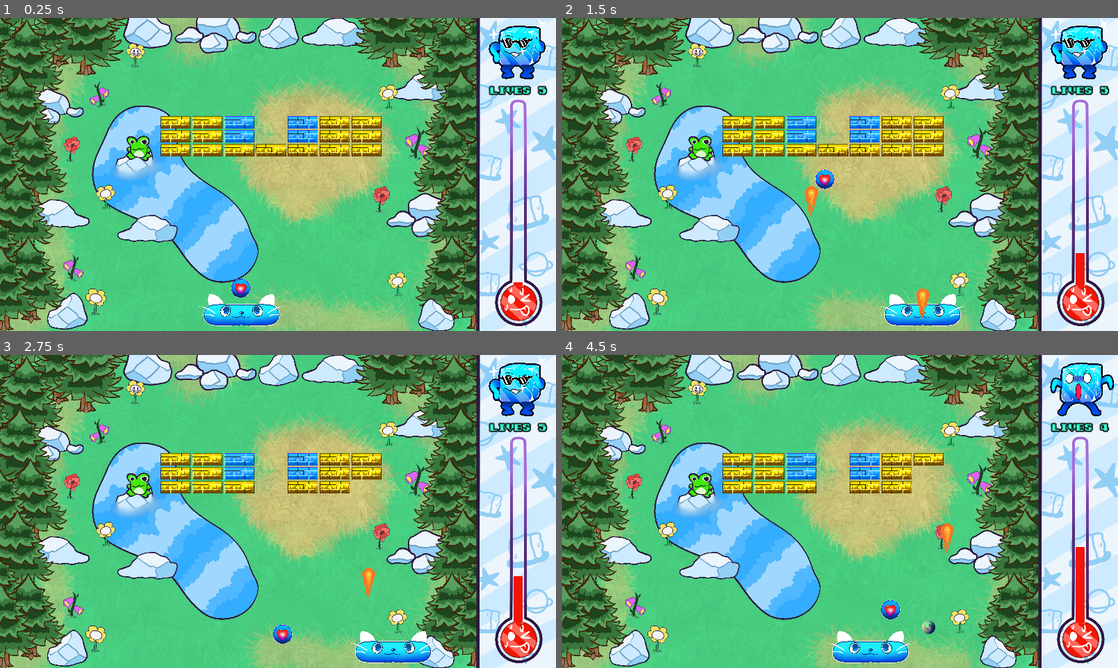
Above: before the commit, frames 1-4 (two rows, left to right).
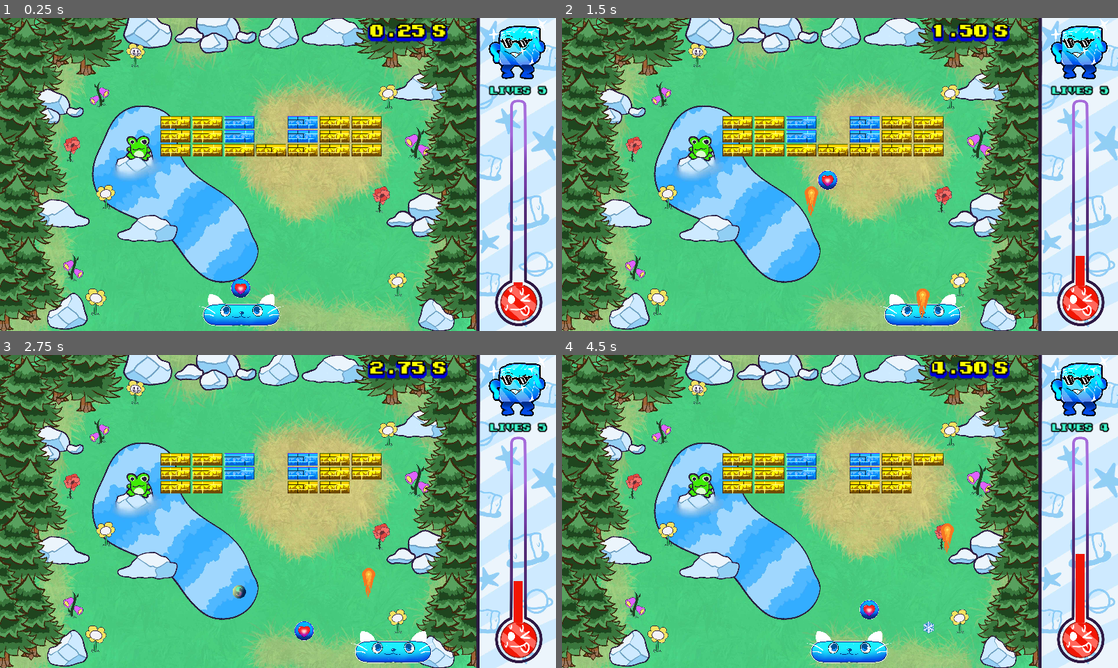
Above: after the commit, the same moments.

Repository: ColtonPhillips/uvicgamejam-24
Game: Godot game, scene res://Scenes/main.tscn
The game is run twice, just before and just after one commit, with the same random seed, the same clock (stepped at 60 frames per second) and the same inputs. This scene is started directly instead of the project's main scene.
Inputs:
- Up to frame 1 (0.25 s): no input
- Up to frame 2 (1.5 s): tap Enter (ui_accept) at 0.5, 0.77 s; hold D (right) 0.53-1.28 s; tap Space (shoot) at 0.6, 1.35 s; hold S (down, bound only after the commit) from 1.28 s (still down)
- Up to frame 3 (2.75 s): tap Enter (ui_accept) at 1.52 s; release S (down, bound only after the commit) at 2.03 s; hold D (right) from 2.03 s (still down); tap Space (shoot) at 2.1 s
- Up to frame 4 (4.5 s): release D (right) at 2.78 s; hold W (up, bound only after the commit) 2.78-3.53 s; tap Space (shoot) at 2.85, 3.6, 4.35 s; tap Enter (ui_accept) at 3.02, 3.77 s; hold A (left) from 3.53 s (still down)

The runs differ from the first frame. In frame 1, 0.7% of the frame differs, in the area x 66-81%, y 1-8%; in frame 2, 0.8%; in frame 3, 1.3%; in frame 4, 3.2%, in the area x 40-100%, y 0-99%.

Commit message:
Add high score feature saving. Add tilt ball feature

Diff:
--- a/game/Scenes/main.tscn
+++ b/game/Scenes/main.tscn
@@ -11,6 +11,7 @@
 [ext_resource type="PackedScene" uid="uid://bb528nmxhbibp" path="res://Scenes/brick.tscn" id="7_niqie"]
 [ext_resource type="Script" path="res://Scripts/brick_spawner.gd" id="7_v0q6d"]
 [ext_resource type="PackedScene" uid="uid://dejstivh6gejj" path="res://Scenes/thermometer.tscn" id="11_iusll"]
+[ext_resource type="PackedScene" uid="uid://3v3relw2vb40" path="res://Scenes/timer.tscn" id="12_r53ig"]
 
 [sub_resource type="RectangleShape2D" id="RectangleShape2D_8347y"]
 size = Vector2(97.25, 95.625)
@@ -133,6 +134,8 @@
 [node name="Thermometer" parent="." instance=ExtResource("11_iusll")]
 position = Vector2(814, 385)
 
+[node name="Timer" parent="." instance=ExtResource("12_r53ig")]
+
 [editable path="Walls/IceCubeWall"]
 [editable path="Walls/IceCubeWall2"]
 [editable path="Walls/IceCubeWall3"]
--- /dev/null
+++ b/game/Scenes/timer.tscn
@@ -0,0 +1,46 @@
+[gd_scene load_steps=3 format=3 uid="uid://3v3relw2vb40"]
+
+[ext_resource type="Script" path="res://Scripts/timer.gd" id="1_d4sn0"]
+[ext_resource type="LabelSettings" uid="uid://bxa4a75bks2v8" path="res://Settings/timer_label_settings.tres" id="1_ufk67"]
+
+[node name="Timer" type="CanvasLayer"]
+script = ExtResource("1_d4sn0")
+
+[node name="CurrentLabel" type="Label" parent="."]
+anchors_preset = 3
+anchor_left = 1.0
+anchor_top = 1.0
+anchor_right = 1.0
+anchor_bottom = 1.0
+offset_left = -725.0
+offset_top = -1057.0
+offset_right = -293.0
+offset_bottom = -1008.0
+grow_horizontal = 0
+grow_vertical = 0
+size_flags_horizontal = 8
+text = "110000 MS "
+label_settings = ExtResource("1_ufk67")
+horizontal_alignment = 1
+justification_flags = 0
+uppercase = true
+
+[node name="FastestLabel" type="Label" parent="."]
+visible = false
+anchors_preset = 3
+anchor_left = 1.0
+anchor_top = 1.0
+anchor_right = 1.0
+anchor_bottom = 1.0
+offset_left = -1815.0
+offset_top = -1053.0
+offset_right = -1383.0
+offset_bottom = -1004.0
+grow_horizontal = 0
+grow_vertical = 0
+size_flags_horizontal = 8
+text = "110000 MS "
+label_settings = ExtResource("1_ufk67")
+horizontal_alignment = 1
+justification_flags = 0
+uppercase = true
--- a/game/Scripts/ball.gd
+++ b/game/Scripts/ball.gd
@@ -11,6 +11,7 @@
 @export var ui: UI
 
 var speed_up_factor := 1.01
+var tilt_velocity := 8
 var natural_speed_up := 0.001
 var start_position: Vector2
 var last_collider_id
@@ -24,12 +25,16 @@
 
 func _physics_process(delta):
 	natural_speed_up += 0.005
+	if tilt_direction != 0:
+		var l = velocity.length()
+		velocity.y += tilt_direction * tilt_velocity
+		velocity = velocity.normalized() * l
+		tilt_direction = 0
+
 	var collision = move_and_collide(velocity * (ball_speed + natural_speed_up) * delta)
 	if (!collision):
 		entered_paddle = false
 		return
-
-
 
 	var collider = collision.get_collider()
 	if (collider is Brick):
@@ -94,3 +99,6 @@
 		entered_paddle = true
 	velocity = (new_velocity).limit_length(VELOCITY_LIMIT)
 	if velocity.y > 0: velocity.y *= -1
+
+@onready var tilt_direction = 0.0 :
+	set (x) : tilt_direction = x;
--- a/game/Scripts/level_definitions.gd
+++ b/game/Scripts/level_definitions.gd
@@ -27,8 +27,8 @@
 ]
 
 var level_4 = [
-	[0,0,0,1,1,1,1,1,3],
-	[0,0,0,1,1,1,1,1,3],
+	[0,0,0,1,1,1,1,1,1],
+	[0,0,0,1,1,1,1,1,2],
 	[0,0,0,3,3,3,3,3,3],
 ]
 
@@ -41,6 +41,7 @@
 ]
 
 var levels = [level_1, level_2, level_3, level_4, level_5]
+#var levels = [level_1, level_2]
 
 func get_current_level():
 	return levels[current_level - 1]
--- a/game/Scripts/paddle.gd
+++ b/game/Scripts/paddle.gd
@@ -58,6 +58,11 @@
 	if (direction != Vector2.ZERO or Input.is_action_just_pressed("shoot")) && !is_ball_started:
 		ball.start_ball()
 		is_ball_started = true
+	if Input.is_action_just_pressed("up") or Input.is_action_just_pressed("down") and event.is_action_type():
+		var _e = Input.get_axis("up", "down")
+		if _e != 0 and is_ball_started:
+			ball.tilt_direction = _e
+			thermometer.tilt()
 
 func on_ball_lost():
 	is_ball_started = false
--- /dev/null
+++ b/game/Scripts/save_load.gd
@@ -0,0 +1,24 @@
+extends Node
+
+const save_file = "user://savefile.save"
+var fastest_run = 9999999999999
+func save_score():
+	var file = FileAccess.open(save_file, FileAccess.WRITE_READ)
+	file.store_float (fastest_run) # our current run is now our fastest run!
+	print ("Saved fastest run %.2f" % fastest_run)
+
+func load_score():
+	var file = FileAccess.open(save_file, FileAccess.READ)
+	if FileAccess.file_exists(save_file):
+		fastest_run = file.get_float()
+		print ("loaded fastest run %.2f" % fastest_run)
+
+func _ready():
+	load_score()
+
+# dumb name?
+func save_run(current_run):
+	# upon clicking the game over button do
+	if fastest_run > current_run or fastest_run == 0: # first time loading, its 0, meh
+		fastest_run = current_run
+	save_score()
--- a/game/Scripts/thermometer.gd
+++ b/game/Scripts/thermometer.gd
@@ -14,11 +14,15 @@
 	pass # Replace with function body.
 
 func shoot_fireball():
-	temperature += 20
+	temperature += 16
 
 func snowflake_collected():
-	temperature -= 30
+	temperature -= 32
 	if temperature < 5: temperature = 5
+
+func tilt():
+	if temperature + 5 < too_hot:
+		temperature += 5
 
 func log_temp():
 	while (true):
--- /dev/null
+++ b/game/Scripts/timer.gd
@@ -0,0 +1,36 @@
+extends CanvasLayer
+
+@onready var current_label: Label = $CurrentLabel
+@onready var fastest_label: Label = $FastestLabel
+
+@onready var current_time = 0.0 :
+	set (x) : current_time = x; current_label.text =  "%.2f s" % (x) # str(x) # var time_string := "%02d:%02d:%02d" % [minutes, seconds, milliseconds]
+
+@onready var fastest_time = 0.0 :
+	set (x) : fastest_time = x; fastest_label.text =  "HS: %.2f s" % (x) # str(x) # var time_string := "%02d:%02d:%02d" % [minutes, seconds, milliseconds]
+
+@onready var paused = false
+
+static var ongoing_time = 0.0
+
+func _ready() -> void:
+	current_time = ongoing_time
+
+func _process(delta: float) -> void:
+	if not paused:
+		current_time += delta
+		ongoing_time = current_time
+
+func reset_timer():
+	current_time = 0
+	paused = false
+	ongoing_time = 0
+
+func save_timer():
+	SaveLoad.save_run(current_time)
+	fastest_time = SaveLoad.fastest_run
+	fastest_label.show()
+
+func save_and_reset_timer():
+	save_timer()
+	reset_timer()
--- a/game/Scripts/ui.gd
+++ b/game/Scripts/ui.gd
@@ -8,6 +8,7 @@
 @onready var loss_reason: Label = %LossReason
 @onready var death_sound: AudioStreamPlayer = $DeathSound
 @onready var level_won_container: CenterContainer = $LevelWonContainer
+@onready var timer: CanvasLayer = $"../Timer"
 
 func _ready():
 	set_lifes(LevelDefinitions.lives)
@@ -27,10 +28,13 @@
 	get_tree().paused = false
 	LevelDefinitions.reset_game()
 	get_tree().reload_current_scene()
+	timer.reset_timer()
 
 func on_level_won():
 	if LevelDefinitions.is_last_level():
 		game_over("YOU WON THE GAME. PLAY AGAIN?")
+		timer.paused = true
+		timer.save_timer()
 	else:
 		level_won_container.show()
 		LevelDefinitions.current_level += 1
--- /dev/null
+++ b/game/Settings/timer_label_settings.tres
@@ -0,0 +1,13 @@
+[gd_resource type="LabelSettings" load_steps=2 format=3 uid="uid://bxa4a75bks2v8"]
+
+[ext_resource type="FontFile" uid="uid://1sqvnkiuyfsu" path="res://Assets/StarForceFont.ttf" id="1_hte03"]
+
+[resource]
+font = ExtResource("1_hte03")
+font_size = 48
+font_color = Color(1, 1, 0, 1)
+outline_size = 18
+outline_color = Color(0, 0, 0, 1)
+shadow_size = 32
+shadow_color = Color(0, 0, 0.870588, 1)
+shadow_offset = Vector2(0, 8)
--- a/game/project.godot
+++ b/game/project.godot
@@ -22,6 +22,7 @@
 [autoload]
 
 LevelDefinitions="*res://Scripts/level_definitions.gd"
+SaveLoad="*res://Scripts/save_load.gd"
 
 [display]
 
@@ -60,6 +61,20 @@
 "events": [Object(InputEventKey,"resource_local_to_scene":false,"resource_name":"","device":-1,"window_id":0,"alt_pressed":false,"shift_pressed":false,"ctrl_pressed":false,"meta_pressed":false,"pressed":false,"keycode":0,"physical_keycode":32,"key_label":0,"unicode":32,"echo":false,"script":null)
 ]
 }
+up={
+"deadzone": 0.5,
+"events": [Object(InputEventKey,"resource_local_to_scene":false,"resource_name":"","device":-1,"window_id":0,"alt_pressed":false,"shift_pressed":false,"ctrl_pressed":false,"meta_pressed":false,"pressed":false,"keycode":0,"physical_keycode":87,"key_label":0,"unicode":119,"echo":false,"script":null)
+, Object(InputEventKey,"resource_local_to_scene":false,"resource_name":"","device":-1,"window_id":0,"alt_pressed":false,"shift_pressed":false,"ctrl_pressed":false,"meta_pressed":false,"pressed":false,"keycode":0,"physical_keycode":4194320,"key_label":0,"unicode":0,"echo":false,"script":null)
+, Object(InputEventKey,"resource_local_to_scene":false,"resource_name":"","device":-1,"window_id":0,"alt_pressed":false,"shift_pressed":false,"ctrl_pressed":false,"meta_pressed":false,"pressed":false,"keycode":0,"physical_keycode":73,"key_label":0,"unicode":105,"echo":false,"script":null)
+]
+}
+down={
+"deadzone": 0.5,
+"events": [Object(InputEventKey,"resource_local_to_scene":false,"resource_name":"","device":-1,"window_id":0,"alt_pressed":false,"shift_pressed":false,"ctrl_pressed":false,"meta_pressed":false,"pressed":false,"keycode":0,"physical_keycode":83,"key_label":0,"unicode":115,"echo":false,"script":null)
+, Object(InputEventKey,"resource_local_to_scene":false,"resource_name":"","device":-1,"window_id":0,"alt_pressed":false,"shift_pressed":false,"ctrl_pressed":false,"meta_pressed":false,"pressed":false,"keycode":0,"physical_keycode":4194322,"key_label":0,"unicode":0,"echo":false,"script":null)
+, Object(InputEventKey,"resource_local_to_scene":false,"resource_name":"","device":-1,"window_id":0,"alt_pressed":false,"shift_pressed":false,"ctrl_pressed":false,"meta_pressed":false,"pressed":false,"keycode":0,"physical_keycode":75,"key_label":0,"unicode":107,"echo":false,"script":null)
+]
+}
 
 [layer_names]
 
Not shown: 1 places in game/Scenes/main.tscn that only renumber resources
